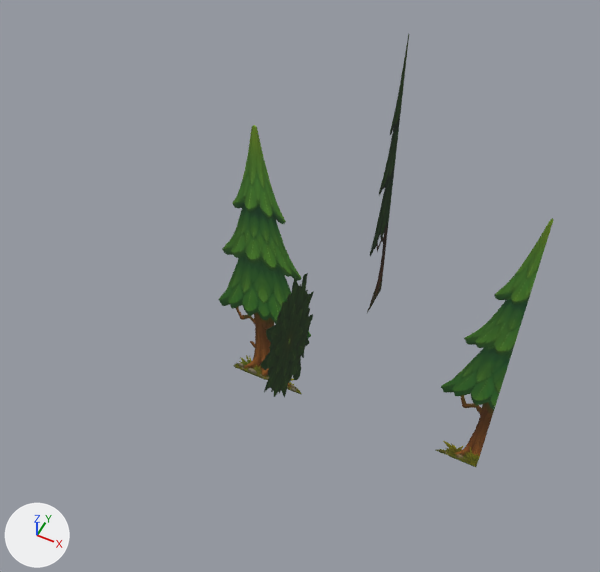
Renders of the glTF model public/models/props/impostor/tree-emerald-crown.glb from each side of a commit.
One viewpoint serves both versions: a 50 mm lens placed at (1.15, -2.52, 3.17), pointed at (-0.1, -0.01, 0.03). The lights are fixed; the arrows at lower left show +X, +Y and +Z. The first picture is the older version.
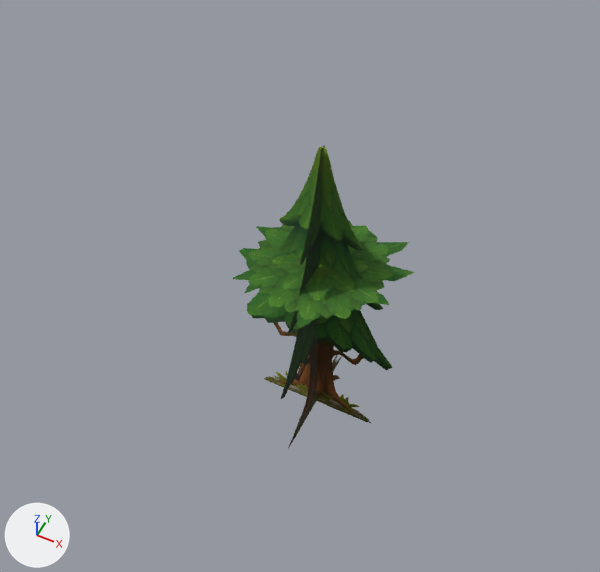
What differs and where, as boxes (x1, y1, x2, y2) in the pictures (600 x 572 px):
'Mesh_0', reshaped: before (219, 35, 554, 467); after (233, 145, 414, 448)
part 1 of me_mesh_0, added (green): after (233, 220, 414, 328)
part 2 of me_mesh_0, surface changed: before (219, 35, 554, 467); after (251, 145, 392, 448)

The change in detail:
me_mesh_0 is used by ob_mesh_0; location (0.0, 0.0, 0.0).
Verts and faces of me_mesh_0; kept vertices keep their numbers, new ones are numbered from 8.
me_mesh_0 had 8 vertices, 4 faces and spanned x -0.99..0.99, y -0.99..0.99, z -0.99..0.98.
me_mesh_0 now has 12 vertices, 6 faces and spans x -0.99..0.99, y -0.99..0.99, z -0.99..0.98.
Part 1, on me_mesh_0:
New vertex 8 is at (-0.99, 0.99, 0.23).
New vertex 9 is at (0.99, 0.99, 0.23).
New vertex 10 is at (0.99, -0.99, 0.23).
New vertex 11 is at (-0.99, -0.99, 0.23).
New faces: (8, 10, 9), (8, 11, 10).
me_mesh_0 part 2: 4 kept faces spanning x -0.99..0.99, y -0.99..0.99, z -0.99..0.98 get new texture (UV) coordinates.
